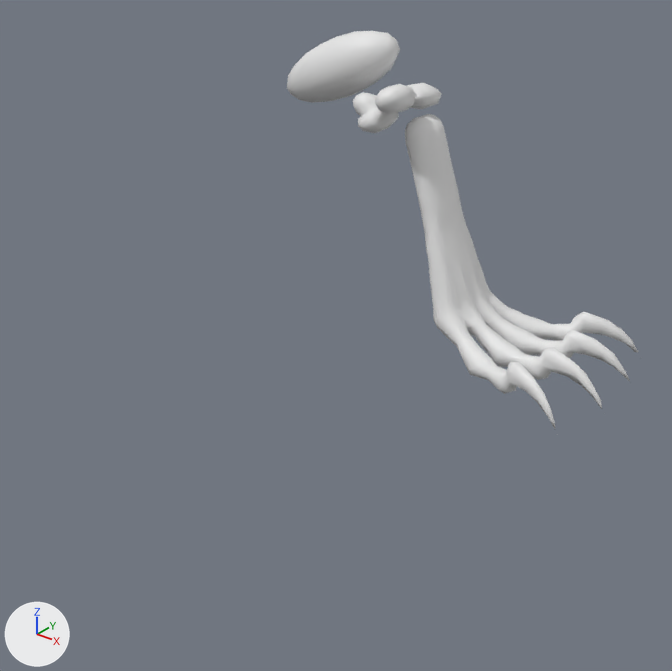
The FBX model blender/out/Smilodon/export/Os_Pied_Smilodon.fbx as it was, and as the next commit left it.
Rendered twice from a camera (50 mm lens) standing at (0.907, -1.468, 0.546) and looking at (0.027, -0.369, -0.136). Lighting does not change. The marker at lower left points along +X, +Y and +Z. The first picture is the older version.

Names of what the first picture shows: 'Os_Pied_Smilodon_01'.
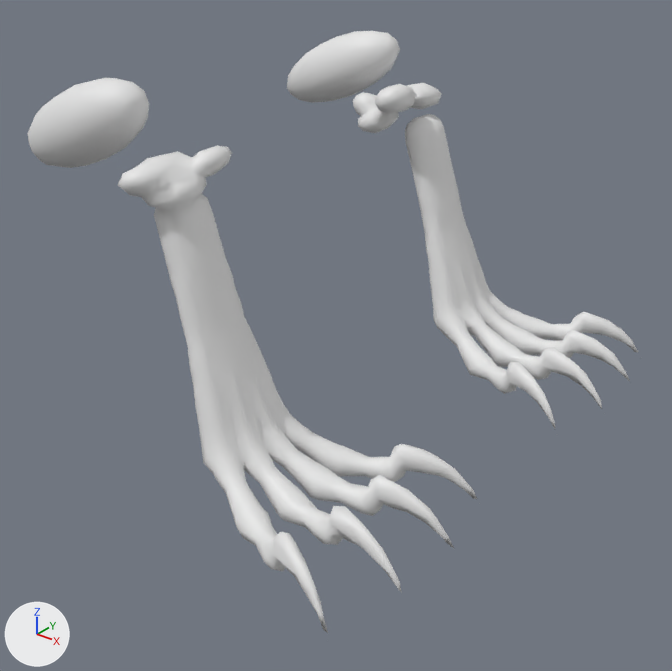
The newer file is also turned or shifted as a whole; pictures and numbers use the older file's frame.

Pixel boxes [x1, y1, x2, y2] of what changed, in the pictures (672 x 671 px):
'Os_Pied_Smilodon_01', reshaped (74% wider, 49% taller): before [287, 31, 639, 435]; after [27, 31, 639, 633]
part 1 of me_os_pied_smilodon_01, added: after [118, 145, 478, 633]
part 2 of me_os_pied_smilodon_01, added: after [27, 78, 149, 168]

Patch to the scene script:
```diff
--- a/blender/out/Smilodon/export/Os_Pied_Smilodon.fbx.py
+++ b/blender/out/Smilodon/export/Os_Pied_Smilodon.fbx.py
@@ me_os_pied_smilodon_01 @@
 # used by ob_os_pied_smilodon_01; location = (0.0, 0.0, 0.0)
-me_os_pied_smilodon_01.from_pydata(...)  # 914 vertices, 1796 faces; spans x -0.388..0.388, y -0.181..0.181, z -0.298..0.298
+me_os_pied_smilodon_01.from_pydata(...)  # 1824 vertices, 3593 faces; spans x -0.388..0.388, y -0.795..0.181, z -0.298..0.298
+# me_os_pied_smilodon_01 part 1: a new loose piece of 800 vertices spanning x -0.109..0.384, y -0.792..-0.434, z -0.29..0.21, in mat_museum_bone___warm_ivory (white #e7e7e7)
+# me_os_pied_smilodon_01 part 2: a new loose piece of 101 vertices spanning x -0.388..-0.124, y -0.671..-0.557, z 0.144..0.296, in mat_museum_bone___warm_ivory (white #e7e7e7)
+# other edits to the shape of me_os_pied_smilodon_01 do not show in these pictures
 me_os_pied_smilodon_01.materials.append(mat_museum_bone___warm_ivory)
```
